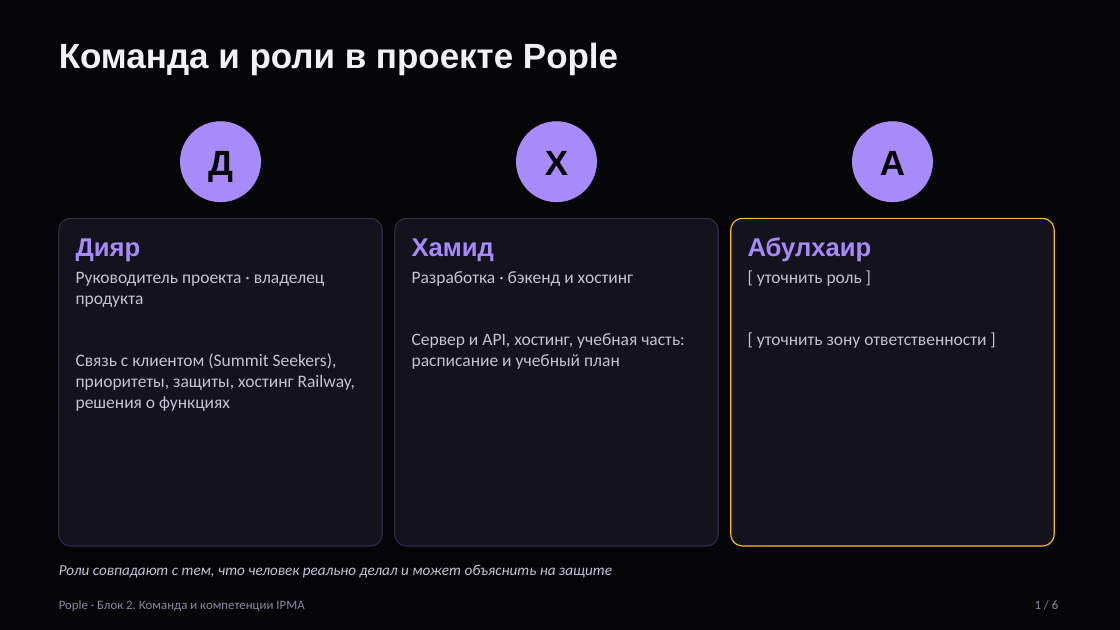
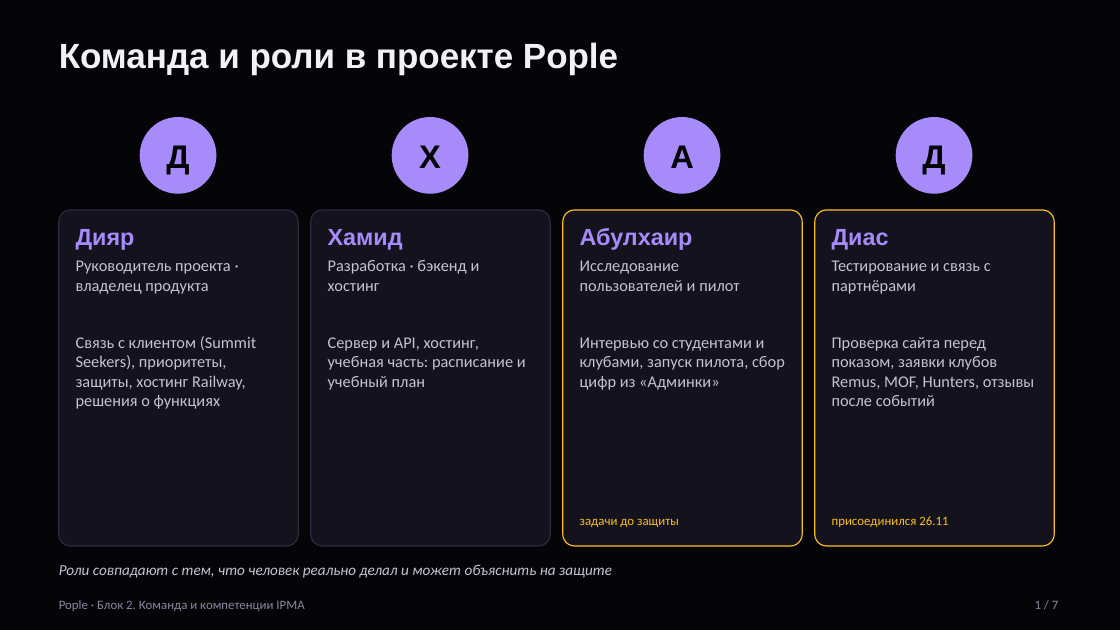
Before and after one commit to taekeanoshi/Almau_messanger, a slide deck: slide 1 of docs/block2/Block2_IPMA_slides.pptx. Drawn at 1120x630 pixels with LibreOffice and Linux fonts; fonts in the diff are those of the drawing. Boxes give left, top, right and bottom in pixels: in the first picture for what was removed or moved away, otherwise in the second. Text is boxed around its words. In the diff, an @@ line names an element or a change of style, - is before the commit and + after.

```diff
--- a/docs/block2/Block2_IPMA_slides.pptx
+++ b/docs/block2/Block2_IPMA_slides.pptx
@@ text "Д" moved from (x1=208, y1=151, x2=233, y2=182) to (x1=166, y1=145, x2=189, y2=174) @@
@@ ellipse resized from (x1=181, y1=122, x2=260, y2=202) to (x1=140, y1=118, x2=216, y2=193) @@
@@ text "Х" moved from (x1=545, y1=151, x2=568, y2=175) to (x1=419, y1=145, x2=441, y2=168) @@
@@ ellipse added at (x1=392, y1=118, x2=468, y2=193), fill #A78BFA, outline #A78BFA 1 pt @@
@@ size 30 to 28 pt in 3 elements at (x1=166, y1=145, x2=189, y2=174), (x1=419, y1=145, x2=441, y2=168), (x1=670, y1=145, x2=694, y2=168) @@
@@ text "А" moved from (x1=880, y1=151, x2=905, y2=175) to (x1=670, y1=145, x2=694, y2=168) @@
@@ ellipse resized from (x1=517, y1=122, x2=597, y2=202) to (x1=644, y1=118, x2=720, y2=193) @@
@@ ellipse resized from (x1=853, y1=122, x2=933, y2=202) to (x1=897, y1=118, x2=972, y2=193) @@
@@ text added at (x1=922, y1=145, x2=945, y2=174), 28 pt, text #050507, bold @@
+Д
@@ rounded rectangle resized from (x1=59, y1=218, x2=382, y2=546) to (x1=59, y1=210, x2=298, y2=546) @@
@@ text "Дияр" moved from (x1=76, y1=238, x2=355, y2=411) to (x1=76, y1=229, x2=256, y2=409) @@
@@ text "Дияр" at (x1=76, y1=229, x2=256, y2=409): size 22 to 20 pt in "Дияр"; size 15 to 14 pt @@
@@ proportions changed in 3 elements at (x1=59, y1=210, x2=298, y2=546), (x1=815, y1=210, x2=1054, y2=546), (x1=311, y1=210, x2=550, y2=546) @@
@@ rounded rectangle resized from (x1=395, y1=218, x2=718, y2=546) to (x1=311, y1=210, x2=550, y2=546) @@
@@ text "Хамид" moved from (x1=412, y1=238, x2=685, y2=369) to (x1=328, y1=229, x2=526, y2=390) @@
@@ text "Хамид" at (x1=328, y1=229, x2=526, y2=390): size 22 to 20 pt in "Хамид"; size 15 to 14 pt @@
@@ rounded rectangle added at (x1=563, y1=210, x2=802, y2=546), fill #14121C, outline #FBBF24 1 pt @@
@@ text added at (x1=580, y1=228, x2=785, y2=390), 14 pt, text #C4C2D4 @@
+Абулхаир
+Исследование пользователей и пилот
+Интервью со студентами и клубами, запуск пилота, сбор цифр из «Админки»
@@ text removed at (x1=748, y1=237, x2=986, y2=348) @@
-Абулхаир
-[ уточнить роль ]
-[ уточнить зону ответственности ]
@@ rounded rectangle resized from (x1=731, y1=218, x2=1054, y2=546) to (x1=815, y1=210, x2=1054, y2=546) @@
@@ text added at (x1=832, y1=229, x2=1034, y2=406), 14 pt, text #C4C2D4 @@
+Диас
+Тестирование и связь с партнёрами
+Проверка сайта перед показом, заявки клубов Remus, MOF, Hunters, отзывы после событий
@@ text added at (x1=580, y1=518, x2=679, y2=527), 11 pt, text #FBBF24 @@
+задачи до защиты
@@ text added at (x1=832, y1=516, x2=948, y2=527), 11 pt, text #FBBF24 @@
+присоединился 26.11
@@ text at (x1=1035, y1=601, x2=1058, y2=609): text changed @@
-1 / 6
+1 / 7
```
Also in this commit, not shown: 4 other slides changed, 2 slides added, 1 slide removed, 1 other file.
